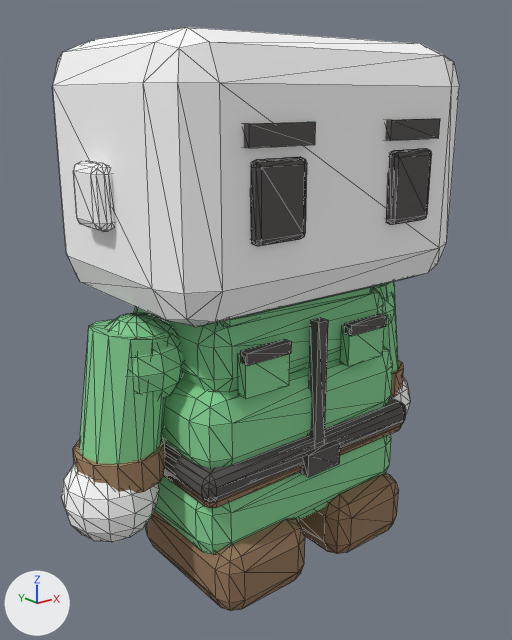
The glTF model public/assets/models/characters/body-overalls-green.glb as it was, and as the next commit left it.
One viewpoint serves both versions: a camera (50 mm lens) standing at (-0.567, -0.7, 0.599) and looking at (-0.009, -0.002, 0.32). Every picture has the same lights, and +X, +Y and +Z are marked at lower left. The picture after the commit comes second. Mesh edges are drawn as thin lines. Vertices at exactly the same position are counted once.

Objects in the first picture: 'body-mesh', 'head-mesh'.
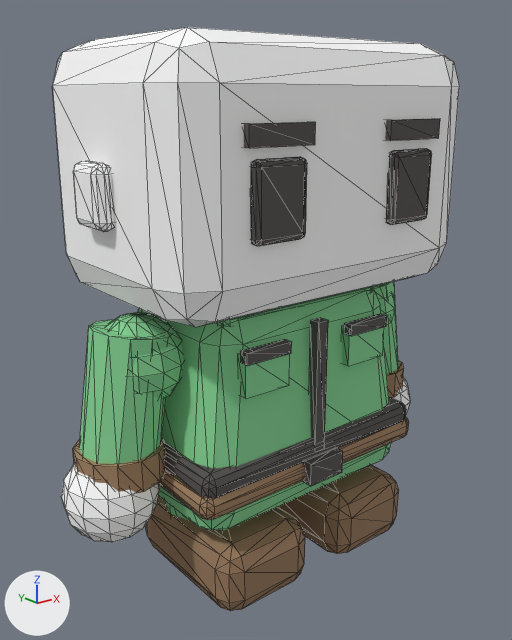
What differs and where, as boxes (x1, y1, x2, y2) in the pictures (512 x 640 px; the box of a moved part takes in the faces that stretch with it):
'body-mesh', reshaped
    before: (73, 281, 406, 611)
    after: (73, 281, 409, 611)
part 1 of me_body_mesh, moved or reshaped (mostly hidden before)
    before: (163, 424, 402, 508)
    after: (158, 418, 409, 520)
part 2 of me_body_mesh, moved or reshaped
    before: (301, 441, 340, 477)
    after: (303, 448, 343, 486)
part 3 of me_body_mesh, rebuilt
    before: (134, 288, 383, 392)
    after: (138, 289, 392, 530)
part 4 of me_body_mesh, deleted (green)
    before: (162, 346, 393, 468)
part 5 of me_body_mesh, deleted (green)
    before: (154, 434, 391, 555)

What the commit changed:
me_body_mesh is used by ob_body_mesh; location (0.0, 0.0, 0.0).
me_body_mesh had 828 vertices, 1560 faces and spanned x -0.271..0.271, y -0.135..0.12, z 0.0..0.372.
me_body_mesh now has 716 vertices, 1344 faces and spans x -0.271..0.271, y -0.135..0.123, z 0.0..0.372.
me_body_mesh part 1: the loose piece of 56 vertices spanning x -0.17..0.17, y -0.117..0.117, z 0.148..0.182 is scaled about its middle by (1.05, 1.05, 1), then moved by (0.0, 0.0, -0.01).
me_body_mesh part 2: the loose piece of 8 vertices spanning x -0.027..0.027, y -0.128..-0.114, z 0.15..0.18 is moved by (0.0, -0.005, -0.01).
me_body_mesh part 3: the loose piece of 56 vertices spanning x -0.147..0.147, y -0.097..0.097, z 0.267..0.363 is rebuilt with 56 vertices and now spans x -0.168..0.168, y -0.115..0.115, z 0.1..0.37.
me_body_mesh part 4: the loose piece of 56 vertices spanning x -0.165..0.165, y -0.11..0.11, z 0.167..0.282 is deleted.
Part 5, on me_body_mesh:
56 vertices are removed from x -0.165..0.165, y -0.112..0.112, z 0.065..0.165.
108 faces are deleted.
